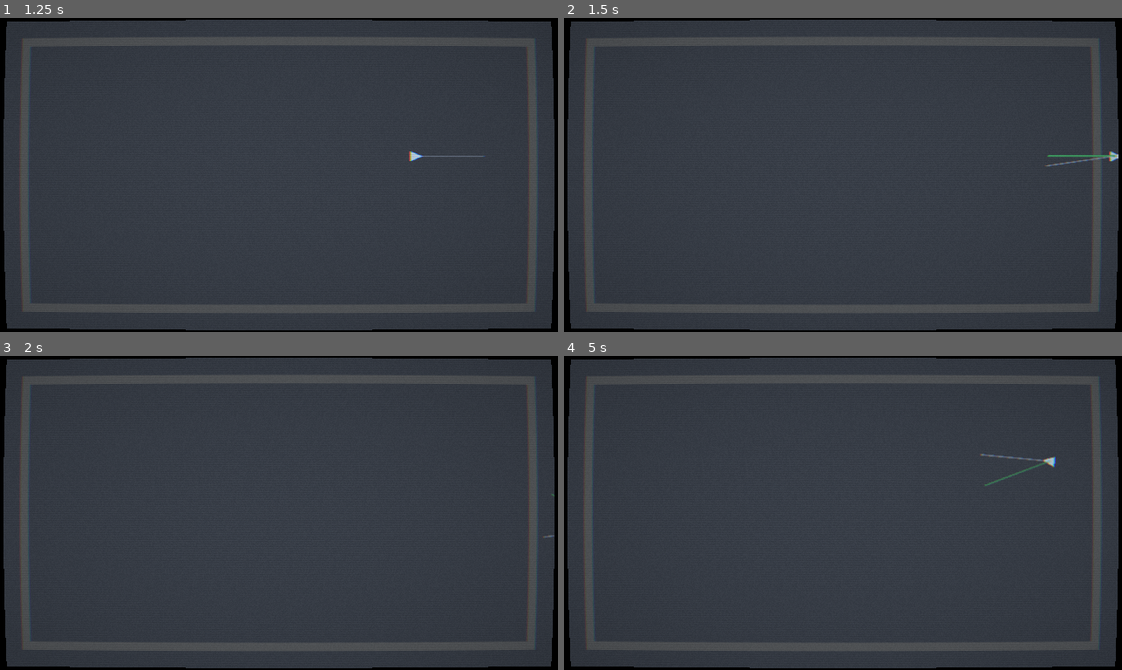
Above: before the commit, frames 1-4 (two rows, left to right).
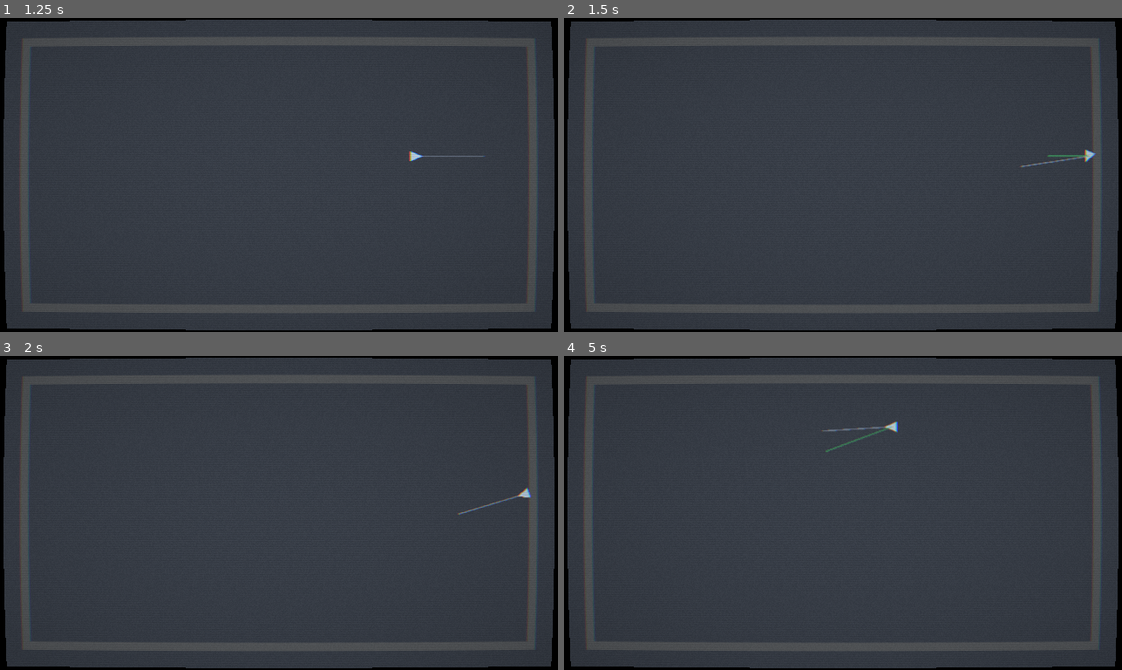
Above: after the commit, the same moments.

Repository: artemiiShabanov/slash-dash-slash
Game: Godot game, scene res://scenes/demos/m2_dash_demo.tscn
The game is run twice, just before and just after one commit, with the same random seed, the same clock (stepped at 60 frames per second) and the same inputs.
Inputs (mouse positions are in pixels of both pictures, inside the frame that each line leads up to):
- Up to frame 1 (1.25 s): tap Enter at 0.5 s; move the mouse to (401, 159) at 0.52 s; hold D from 0.53 s (still down); click (401, 159) at 0.67 s; tap Space at 0.77 s
- Up to frame 2 (1.5 s): release D at 1.25 s; tap Space at 1.25 s; drag from (731, 190) to (815, 237) at 1.27 s
- Up to frame 3 (2 s): no input
- Up to frame 4 (5 s): move the mouse to (898, 443) at 2.02 s; hold D 2.03-2.75 s; tap Enter at 2.75 s; drag from (815, 575) to (675, 465) at 2.77 s; move the mouse to (1010, 560) at 3.52 s; hold A 3.53-4.25 s; tap Space at 3.77, 4.25 s; drag from (675, 465) to (759, 434) at 4.27 s

Frame 1 is identical in both runs. In frame 2, 0.2% of the frame differs, in the area x 81-100%, y 41-48%; in frame 3, 0.1%; in frame 4, 0.4%, in the area x 46-89%, y 20-42%.

Commit message:
Ship wall_collision_dash spec (M2) + spec brevity guidelines
Dashes that hit a wall now stop dead at the contact point and end
immediately. Walls are physics, not steers — corners punish bad route
choices.

- New `wall_hit(position, normal)` signal on the player; fires before
  `dash_ended` whenever a dash is interrupted mid-flight
- `_advance_dash` captures the previously-ignored move_and_collide
  return; non-null collision triggers an early end and signal emit
- Trail tail lands on the wall position
- Chained dashes still work after a wall stop (buffer flush is
  unchanged)
- M2 demo arena upgraded: walls now have StaticBody2D +
  CollisionPolygon2D wrappers (they were visual-only Polygon2D before,
  so move_and_collide had nothing to detect)

Spec brevity guidelines: updated specs/_template.md and
.claude/commands/spec.md to encourage short, scannable specs.
Goal of 1-2 sentences, bullets-not-prose, signature lines for data,
~40-80 line target. wall_collision_dash.md is the first spec written
under this guidance (38 lines).

Spec at specs/wall_collision_dash.md (Shipped).

M2 milestone complete: core_dash + wall_collision_dash both shipped.
The 'does the dash feel good?' demo question is end-to-end answerable.

Co-Authored-By: Claude Opus 4.7 (1M context) <noreply@anthropic.com>

Diff:
--- a/slash-dash-slash/scenes/demos/m2_dash_demo.tscn
+++ b/slash-dash-slash/scenes/demos/m2_dash_demo.tscn
@@ -9,20 +9,40 @@
 
 [node name="Walls" type="Node2D" parent="."]
 
-[node name="WallTop" type="Polygon2D" parent="Walls"]
+[node name="WallTop" type="StaticBody2D" parent="Walls"]
+
+[node name="Visual" type="Polygon2D" parent="Walls/WallTop"]
 color = Color(0.45, 0.42, 0.38, 1)
 polygon = PackedVector2Array(-300, -160, 300, -160, 300, -150, -300, -150)
 
-[node name="WallBottom" type="Polygon2D" parent="Walls"]
+[node name="CollisionPolygon2D" type="CollisionPolygon2D" parent="Walls/WallTop"]
+polygon = PackedVector2Array(-300, -160, 300, -160, 300, -150, -300, -150)
+
+[node name="WallBottom" type="StaticBody2D" parent="Walls"]
+
+[node name="Visual" type="Polygon2D" parent="Walls/WallBottom"]
 color = Color(0.45, 0.42, 0.38, 1)
 polygon = PackedVector2Array(-300, 150, 300, 150, 300, 160, -300, 160)
 
-[node name="WallLeft" type="Polygon2D" parent="Walls"]
+[node name="CollisionPolygon2D" type="CollisionPolygon2D" parent="Walls/WallBottom"]
+polygon = PackedVector2Array(-300, 150, 300, 150, 300, 160, -300, 160)
+
+[node name="WallLeft" type="StaticBody2D" parent="Walls"]
+
+[node name="Visual" type="Polygon2D" parent="Walls/WallLeft"]
 color = Color(0.45, 0.42, 0.38, 1)
 polygon = PackedVector2Array(-300, -160, -290, -160, -290, 160, -300, 160)
 
-[node name="WallRight" type="Polygon2D" parent="Walls"]
+[node name="CollisionPolygon2D" type="CollisionPolygon2D" parent="Walls/WallLeft"]
+polygon = PackedVector2Array(-300, -160, -290, -160, -290, 160, -300, 160)
+
+[node name="WallRight" type="StaticBody2D" parent="Walls"]
+
+[node name="Visual" type="Polygon2D" parent="Walls/WallRight"]
 color = Color(0.45, 0.42, 0.38, 1)
+polygon = PackedVector2Array(290, -160, 300, -160, 300, 160, 290, 160)
+
+[node name="CollisionPolygon2D" type="CollisionPolygon2D" parent="Walls/WallRight"]
 polygon = PackedVector2Array(290, -160, 300, -160, 300, 160, 290, 160)
 
 [node name="Player" parent="." instance=ExtResource("1_player")]
--- a/slash-dash-slash/scripts/player.gd
+++ b/slash-dash-slash/scripts/player.gd
@@ -20,6 +20,11 @@
 signal dash_started(direction: Vector2)
 signal dash_ended(traveled: Vector2)
 
+## Emitted when an in-flight dash is interrupted by a wall. Fires before
+## `dash_ended`, with the contact point and surface normal from the
+## `KinematicCollision2D`.
+signal wall_hit(position: Vector2, normal: Vector2)
+
 # ===== Tunables =====
 
 const TUNING_PATH := "res://resources/dash_tuning.tres"
@@ -144,10 +149,15 @@
 	var fraction: float = integral / _curve_total_integral if _curve_total_integral > 0.0 else t
 	var target_position: Vector2 = _dash_start_position + _dash_direction * _dash_distance_snapshot * fraction
 	var step: Vector2 = target_position - global_position
-	# Result intentionally ignored here; wall_collision_dash will read it later.
-	move_and_collide(step)
-
+	var collision: KinematicCollision2D = move_and_collide(step)
+
+	# Append trail point post-move so the wall position becomes the trail's tail.
 	_append_trail_point(global_position)
+
+	if collision != null:
+		wall_hit.emit(collision.get_position(), collision.get_normal())
+		_end_dash()
+		return
 
 	if t >= 1.0:
 		_end_dash()
Not shown, changed: .claude/commands/spec.md
Not shown, changed: specs/_template.md
Not shown, added: specs/wall_collision_dash.md
